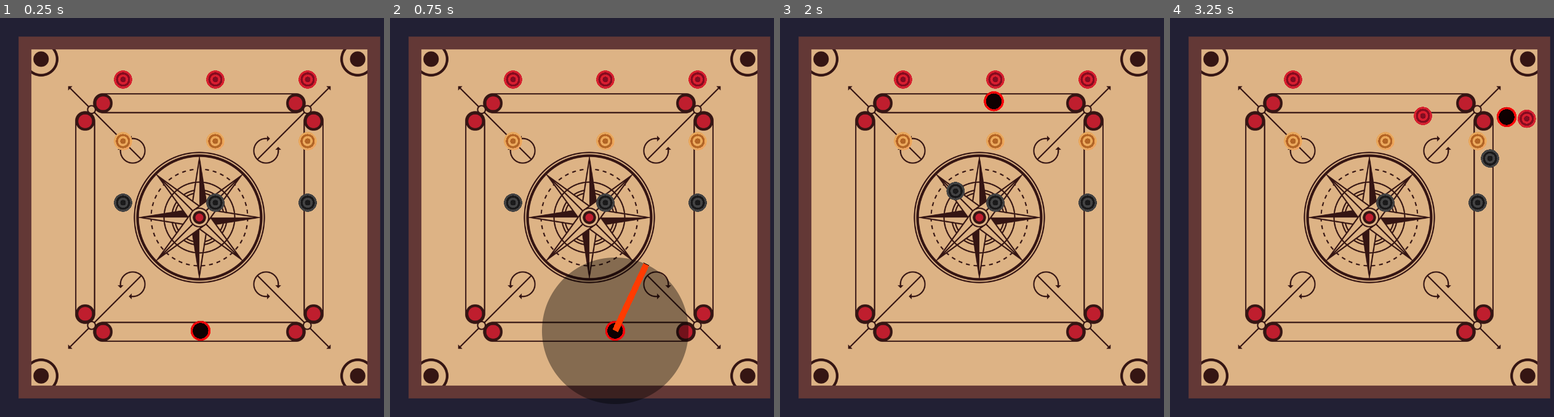
Above: before the commit, frames 1-4 (left to right).
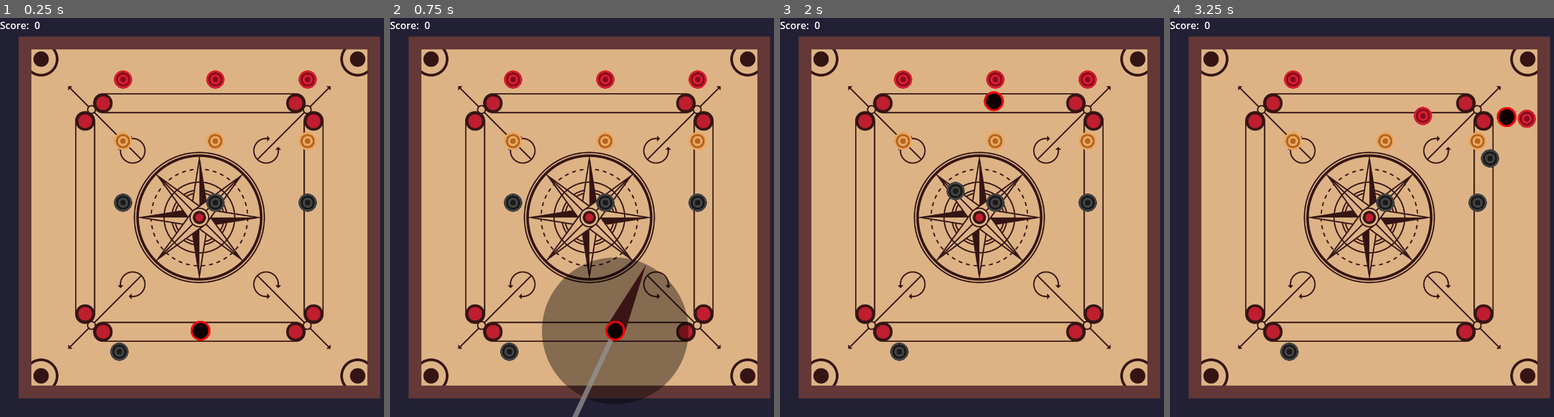
Above: after the commit, the same moments.

Repository: vignesh-seven/carroms
Game: Godot game, scene res://scenes/main.tscn
Same seed, same stepped clock (60 frames per second), same inputs: the game is played once before the commit and once after it.
Inputs (mouse positions are in pixels of both pictures, inside the frame that each line leads up to):
- Up to frame 1 (0.25 s): no input
- Up to frame 2 (0.75 s): tap Enter at 0.5 s; move the mouse to (678, 197) at 0.52 s; press the mouse at (678, 197) at 0.53 s; hold D (right) from 0.53 s (still down)
- Up to frame 3 (2 s): move the mouse to (899, 237) at 1.27 s; release D (right) at 1.28 s; release the mouse at (899, 237) at 1.28 s; hold A (left) from 1.28 s (still down); click (899, 237) at 1.35 s
- Up to frame 4 (3.25 s): move the mouse to (1408, 129) at 2.02 s; release A (left) at 2.03 s; press the mouse at (1408, 129) at 2.03 s; hold D (right) from 2.03 s (still down); tap Space (shoot) at 2.1 s; move the mouse to (1350, 297) at 2.77 s; release the mouse at (1350, 297) at 2.78 s; click (1350, 297) at 2.85 s

The runs differ from the first frame. In frame 1, 0.3% of the frame differs, in the area x 0-34%, y 0-86%; in frame 2, 1.0%, in the area x 0-68%, y 0-100%; in frame 3, 0.3%; in frame 4, 0.3%.

Commit message:
aim indicator changes & scoring system implimented

Diff:
--- a/scenes/black_carrom.tscn
+++ b/scenes/black_carrom.tscn
@@ -10,6 +10,7 @@
 gravity_scale = 0.0
 linear_damp = 1.0
 script = ExtResource("1_f4md3")
+metadata/carrom_type = "black"
 
 [node name="Sprite2D" type="Sprite2D" parent="."]
 scale = Vector2(0.1, 0.1)
--- a/scenes/goal_points.gd
+++ b/scenes/goal_points.gd
@@ -21,9 +21,10 @@
 	monitoring_bodies.append([body, local_shape_node])
 	#print(monitoring_bodies)
 	#print(local_shape_node.shape.radius)
-	print("Body Entered: name = %s, velocity = %d" % [body.name, body.linear_velocity.length()])
+	#print("Body Entered: name = %s, velocity = %d" % [body.name, body.linear_velocity.length()])
 
 func _on_body_shape_exited(_body_rid, body, _body_shape_index, _local_shape_index):
+	if monitoring_bodies.is_empty(): return
 	monitoring_bodies = monitoring_bodies.filter(func(m_body): return m_body[0].name != body.name)
 	#print(monitoring_bodies)
 
@@ -41,7 +42,22 @@
 
 		# when the carrom is inside the collider, and it's velocity is less than 1500
 		if (dist + carrom.get_child(1).shape.radius <= collider.shape.radius) and carrom.linear_velocity.length() < 1500:
-			print("INSIDE")
-			print(carrom.linear_velocity.length())
+			#print("INSIDE")
+			#print(carrom.linear_velocity.length())
+
+			# emit scores
+			match carrom.get_meta("carrom_type"):
+				"black":
+					print("Black, Score +5")
+				"yellow":
+					print("Yellow, Score +10")
+				"red":
+					print("Red, Score +20")
+				"striker":
+					print("Striker, Score -10")
+				_:
+					print("What the heck was that?")
+
+
 			delete_carrom.emit(carrom)
 		#print("is inside?: %s" % )
--- a/scenes/main.tscn
+++ b/scenes/main.tscn
@@ -111,6 +111,10 @@
 position = Vector2(500, 300)
 metadata/color = "black"
 
+[node name="BlackMarker4" type="Marker2D" parent="Carroms/Markers"]
+position = Vector2(194, 542)
+metadata/color = "black"
+
 [node name="Strikers" type="Node2D" parent="."]
 script = ExtResource("4_sbwrm")
 
@@ -127,6 +131,28 @@
 [node name="Right" type="Marker2D" parent="Strikers/StrikerBoundaryMarkers"]
 position = Vector2(480, 510)
 
+[node name="CanvasLayer" type="CanvasLayer" parent="."]
+
+[node name="Control" type="Control" parent="CanvasLayer"]
+layout_mode = 3
+anchors_preset = 0
+offset_right = 40.0
+offset_bottom = 40.0
+
+[node name="GridContainer" type="GridContainer" parent="CanvasLayer/Control"]
+layout_mode = 0
+offset_right = 40.0
+offset_bottom = 40.0
+columns = 2
+
+[node name="ScoreLabel" type="Label" parent="CanvasLayer/Control/GridContainer"]
+layout_mode = 2
+text = "Score: "
+
+[node name="Score" type="Label" parent="CanvasLayer/Control/GridContainer"]
+layout_mode = 2
+text = "0"
+
 [connection signal="body_shape_entered" from="CarromBoard/GoalPoints" to="CarromBoard/GoalPoints" method="_on_body_shape_entered"]
 [connection signal="body_shape_exited" from="CarromBoard/GoalPoints" to="CarromBoard/GoalPoints" method="_on_body_shape_exited"]
 [connection signal="delete_carrom" from="CarromBoard/GoalPoints" to="." method="_on_goal_points_delete_carrom"]
--- a/scenes/red_carrom.tscn
+++ b/scenes/red_carrom.tscn
@@ -10,6 +10,7 @@
 gravity_scale = 0.0
 linear_damp = 1.0
 script = ExtResource("1_ryajd")
+metadata/carrom_type = "red"
 
 [node name="Sprite2D" type="Sprite2D" parent="."]
 scale = Vector2(0.1, 0.1)
--- a/scenes/striker.tscn
+++ b/scenes/striker.tscn
@@ -8,6 +8,7 @@
 [node name="Striker" type="RigidBody2D"]
 gravity_scale = 0.0
 linear_damp = 1.0
+metadata/carrom_type = "striker"
 
 [node name="StrikerSprite" type="Sprite2D" parent="."]
 scale = Vector2(0.11, 0.11)
--- a/scenes/striker_dummy.gd
+++ b/scenes/striker_dummy.gd
@@ -33,6 +33,7 @@
 		var value = (distance / aim_circle_radius) * 100
 		if value > 100: value = 100 # make sure the slider value isnt over 100%
 		$Control/HSlider.value = value
+		$Control/AimLine.value = value
 
 	if Input.is_action_just_pressed("aim"):
 		$AimCircleSprite.visible = true
--- a/scenes/striker_dummy.tscn
+++ b/scenes/striker_dummy.tscn
@@ -1,8 +1,9 @@
-[gd_scene load_steps=10 format=3 uid="uid://dacxphk8sfpdu"]
+[gd_scene load_steps=11 format=3 uid="uid://dacxphk8sfpdu"]
 
 [ext_resource type="Script" path="res://scenes/striker_dummy.gd" id="1_e3j7y"]
 [ext_resource type="Texture2D" uid="uid://coedtgnoxag45" path="res://sprites/striker.png" id="2_8v4t0"]
 [ext_resource type="Texture2D" uid="uid://bkc3fotjemxmg" path="res://sprites/aim-area.png" id="2_i0mxe"]
+[ext_resource type="Texture2D" uid="uid://bwl1a0ex1spjq" path="res://sprites/aim-slider-bg.png" id="3_wskqe"]
 
 [sub_resource type="PlaceholderTexture2D" id="PlaceholderTexture2D_cul22"]
 
@@ -12,16 +13,12 @@
 
 [sub_resource type="PlaceholderTexture2D" id="PlaceholderTexture2D_uapht"]
 
-[sub_resource type="StyleBoxLine" id="StyleBoxLine_x141t"]
-grow_begin = 0.0
-grow_end = 0.0
-thickness = 10
+[sub_resource type="StyleBoxEmpty" id="StyleBoxEmpty_7gmxb"]
 
-[sub_resource type="StyleBoxLine" id="StyleBoxLine_i7ypc"]
-color = Color(1, 0.231373, 0.00392157, 1)
-grow_begin = 0.0
-grow_end = 0.0
-thickness = 10
+[sub_resource type="StyleBoxTexture" id="StyleBoxTexture_d0cc5"]
+texture = ExtResource("3_wskqe")
+expand_margin_top = 16.0
+expand_margin_bottom = 16.0
 
 [node name="StrikerDummy" type="Node2D"]
 script = ExtResource("1_e3j7y")
@@ -29,10 +26,6 @@
 [node name="AimCircleSprite" type="Sprite2D" parent="."]
 scale = Vector2(0.5, 0.5)
 texture = ExtResource("2_i0mxe")
-
-[node name="StrikerDummySprite" type="Sprite2D" parent="."]
-scale = Vector2(0.11, 0.11)
-texture = ExtResource("2_8v4t0")
 
 [node name="Control" type="Control" parent="."]
 layout_mode = 3
@@ -43,14 +36,31 @@
 [node name="HSlider" type="HSlider" parent="Control"]
 layout_mode = 1
 offset_top = -10.0
-offset_right = 120.0
+offset_right = 119.0
 offset_bottom = 10.0
 pivot_offset = Vector2(0, 10)
 theme_override_icons/grabber = SubResource("PlaceholderTexture2D_cul22")
 theme_override_icons/grabber_highlight = SubResource("PlaceholderTexture2D_kslyd")
 theme_override_icons/grabber_disabled = SubResource("PlaceholderTexture2D_xfaq0")
 theme_override_icons/tick = SubResource("PlaceholderTexture2D_uapht")
-theme_override_styles/slider = SubResource("StyleBoxLine_x141t")
-theme_override_styles/grabber_area = SubResource("StyleBoxLine_i7ypc")
-theme_override_styles/grabber_area_highlight = SubResource("StyleBoxLine_i7ypc")
-value = 50.0
+theme_override_styles/slider = SubResource("StyleBoxEmpty_7gmxb")
+theme_override_styles/grabber_area = SubResource("StyleBoxTexture_d0cc5")
+theme_override_styles/grabber_area_highlight = SubResource("StyleBoxTexture_d0cc5")
+value = 53.0
+
+[node name="AimLine" type="HSlider" parent="Control"]
+layout_mode = 1
+offset_top = -10.0
+offset_right = 300.0
+offset_bottom = 10.0
+rotation = 3.14159
+pivot_offset = Vector2(0, 10)
+theme_override_icons/grabber = SubResource("PlaceholderTexture2D_cul22")
+theme_override_icons/grabber_highlight = SubResource("PlaceholderTexture2D_kslyd")
+theme_override_icons/grabber_disabled = SubResource("PlaceholderTexture2D_xfaq0")
+theme_override_icons/tick = SubResource("PlaceholderTexture2D_uapht")
+value = 100.0
+
+[node name="StrikerDummySprite" type="Sprite2D" parent="."]
+scale = Vector2(0.11, 0.11)
+texture = ExtResource("2_8v4t0")
--- a/scenes/strikers.gd
+++ b/scenes/strikers.gd
@@ -16,10 +16,11 @@
 
 # Called every frame. 'delta' is the elapsed time since the previous frame.
 func _process(delta):
-	if Input.is_action_just_pressed("aim"):
-		print("Aiming")
-	if Input.is_action_just_released("aim"):
-		print("Released")
+	pass
+	#if Input.is_action_just_pressed("aim"):
+		#print("Aiming")
+	#if Input.is_action_just_released("aim"):
+		#print("Released")
 
 func _physics_process(delta):
 	if Input.is_action_just_released("aim"):
--- a/scenes/yellow_carrom.tscn
+++ b/scenes/yellow_carrom.tscn
@@ -10,6 +10,7 @@
 gravity_scale = 0.0
 linear_damp = 1.0
 script = ExtResource("1_f4md3")
+metadata/carrom_type = "yellow"
 
 [node name="Sprite2D" type="Sprite2D" parent="."]
 scale = Vector2(0.1, 0.1)
Binary file added: sprites/aim-slider-bg.png
Not shown, added: sprites/aim-slider-bg.png.import
Not shown, added: sprites/aim-slider.psd
